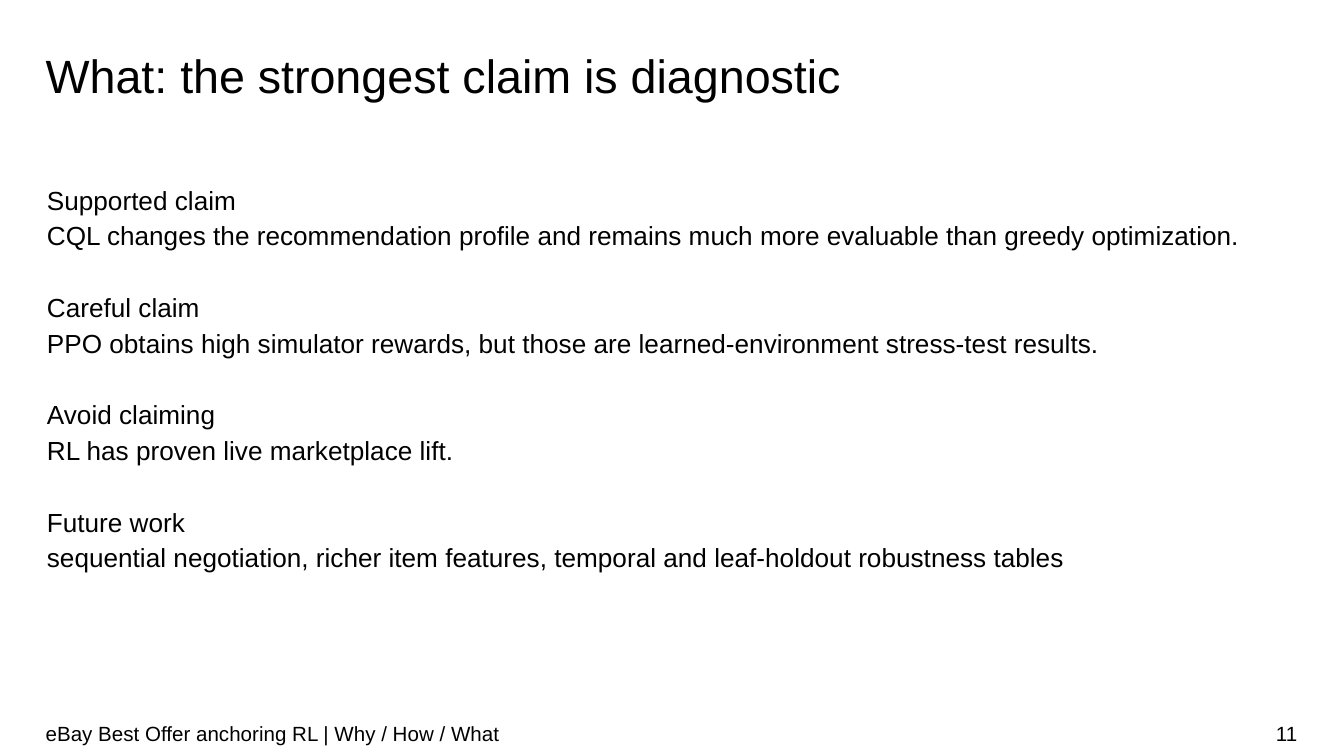
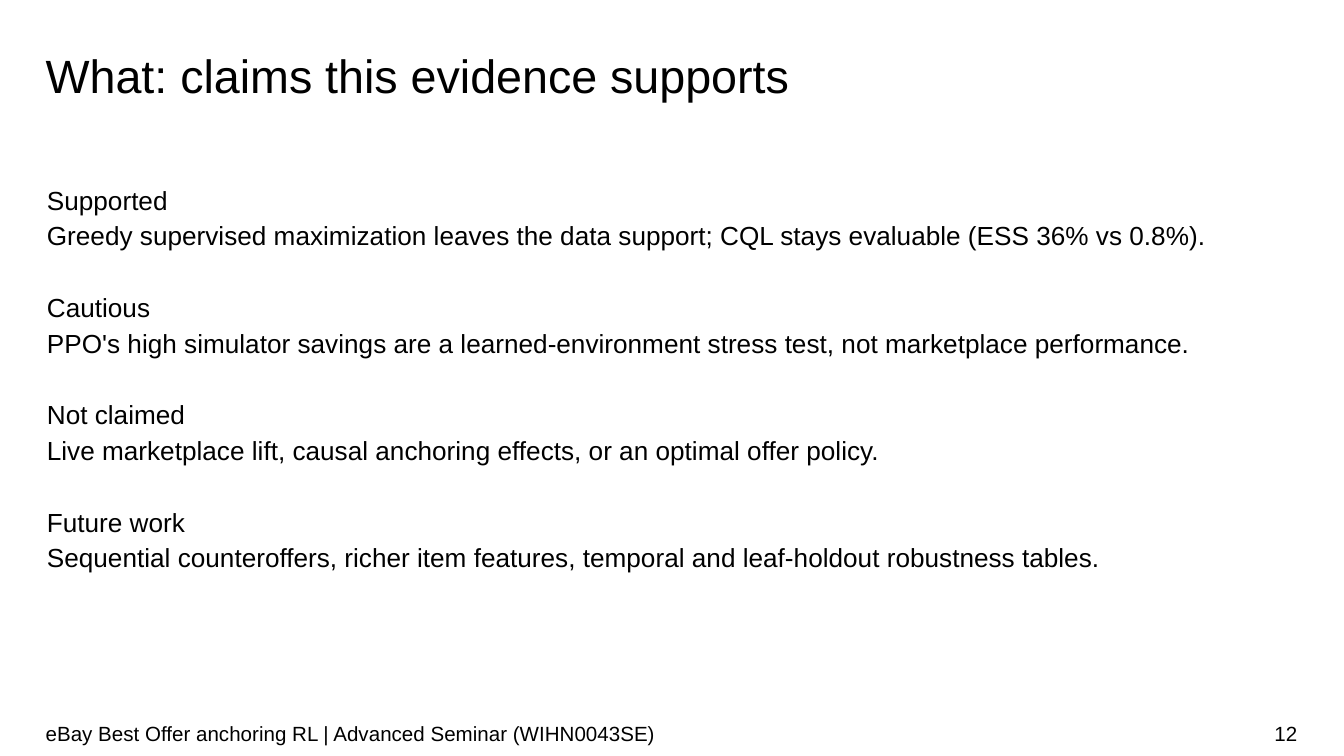
Before and after one commit to soluthan/ebay-anchoring-rl-final, a slide deck: slide 12 of report/ebay_anchoring_rl_presentation.pptx (slide 11 before the commit). Drawn at 1344x756 pixels with LibreOffice and Linux fonts; fonts in the diff are those of the drawing; background and template pictures are left out. Boxes give left, top, right and bottom in pixels: in the first picture for what was removed or moved away, otherwise in the second. Text is boxed around its words. In the diff, an @@ line names an element or a change of style, - is before the commit and + after.

```diff
--- a/report/ebay_anchoring_rl_presentation.pptx
+++ b/report/ebay_anchoring_rl_presentation.pptx
@@ title at (x1=46, y1=59, x2=789, y2=102): text changed @@
-What: the strongest claim is diagnostic
+What: claims this evidence supports
@@ text at (x1=47, y1=191, x2=1205, y2=466): text changed @@
-Supported claim
-CQL changes the recommendation profile and remains much more evaluable than greedy optimization.
-Careful claim
-PPO obtains high simulator rewards, but those are learned-environment stress-test results.
-Avoid claiming
-RL has proven live marketplace lift.
+Supported
+Greedy supervised maximization leaves the data support; CQL stays evaluable (ESS 36% vs 0.8%).
+Cautious
+PPO's high simulator savings are a learned-environment stress test, not marketplace performance.
+Not claimed
+Live marketplace lift, causal anchoring effects, or an optimal offer policy.
@@ text at (x1=47, y1=548, x2=1099, y2=573): text changed @@
-sequential negotiation, richer item features, temporal and leaf-holdout robustness tables
+Sequential counteroffers, richer item features, temporal and leaf-holdout robustness tables.
@@ text at (x1=46, y1=726, x2=655, y2=746): text changed @@
-eBay Best Offer anchoring RL | Why / How / What
+eBay Best Offer anchoring RL | Advanced Seminar (WIHN0043SE)
@@ page number at (x1=1274, y1=726, x2=1297, y2=741): text changed @@
-11
+12
```
Also in this commit, not shown: 8 other slides changed, 3 slides added, 2 slides removed, 2 other files.
